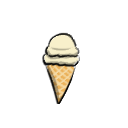
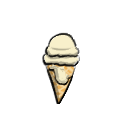
The second 128x128 image is a revision of the first. Changes to its layers:
showed "ice cream 3" over bbox(46, 63, 73, 104)
